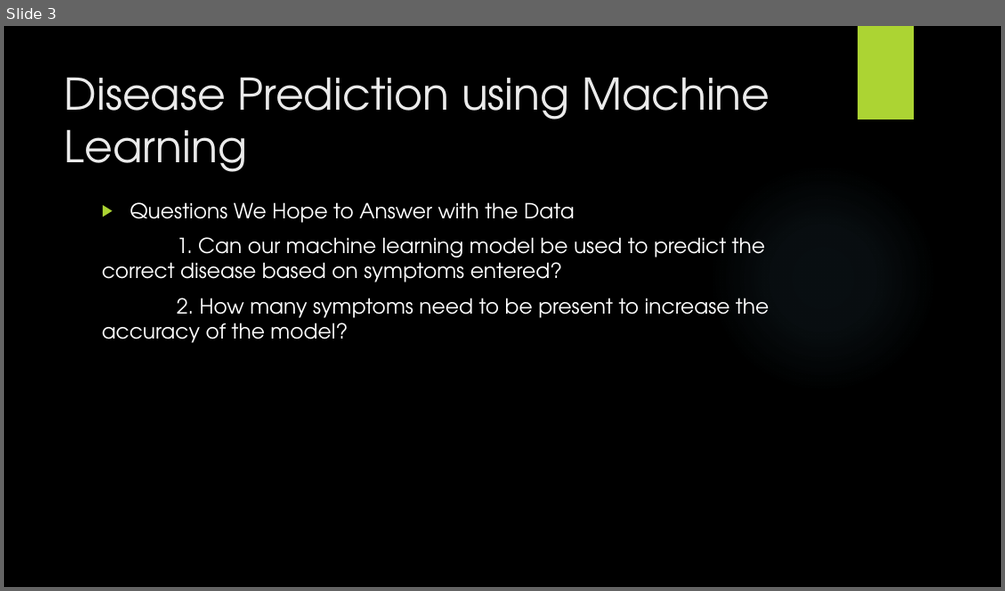
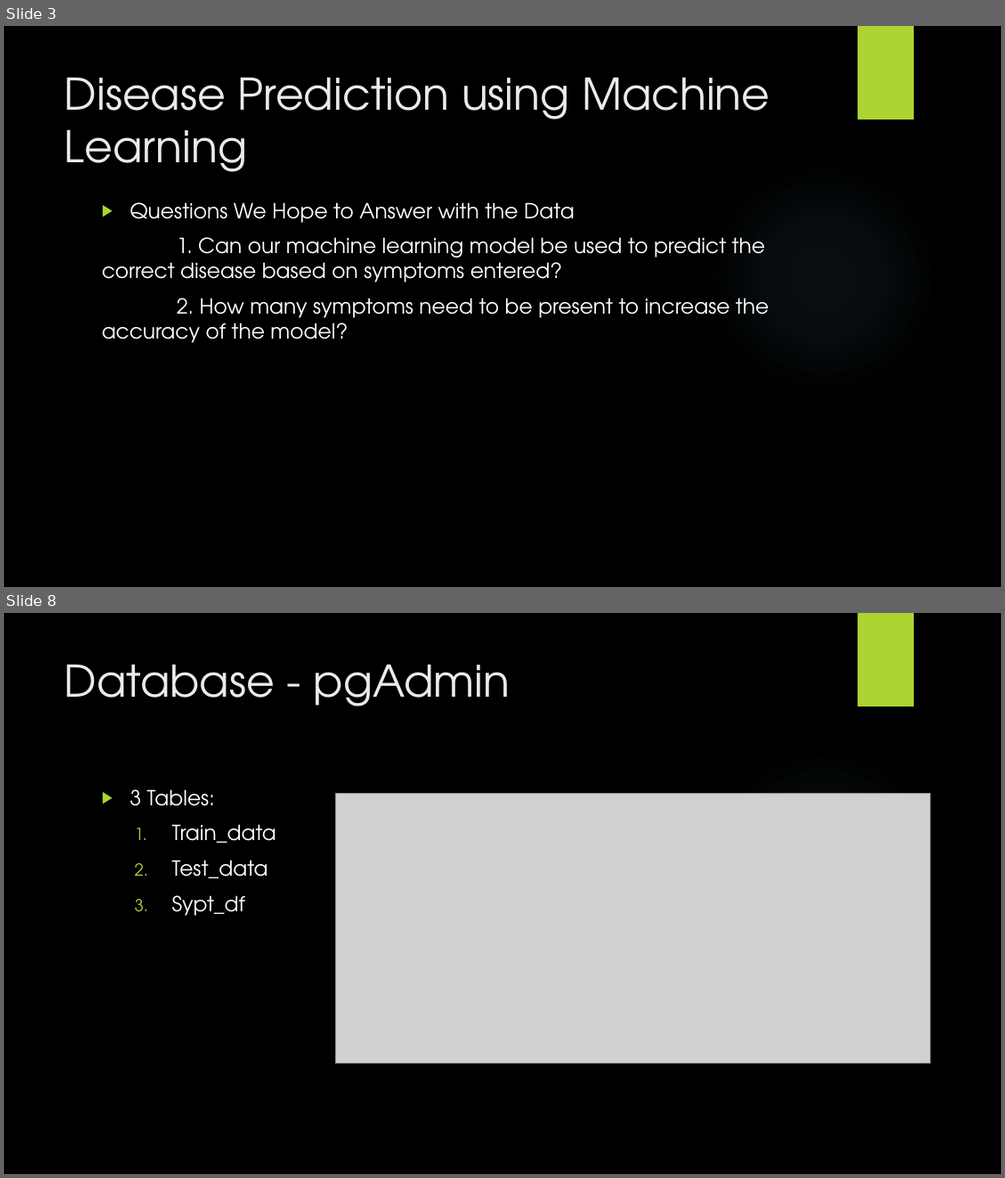
Before and after one commit to johnsetzer3/Disease_Prediction, a slide deck: Team_Code Blue Final Project.pptx. Shown one above the other, each under a label of ours: slide 3 before the commit, slides 3 and 8 after it; the slides between them are not shown. The pictures are 1005x591 and 1005x1178 pixels, drawn with LibreOffice and Linux fonts; fonts in the diff are those of the drawing; grey boxes stand for pictures; background and template pictures are left out. Boxes give left, top, right and bottom in pixels: in the first picture for what was removed or moved away, otherwise in the second. Text is boxed around its words. In the diff, an @@ line names an element or a change of style, - is before the commit and + after.

```diff
--- a/Team_Code Blue Final Project.pptx
+++ b/Team_Code Blue Final Project.pptx
@@ slide 8 added at [4, 613, 1001, 1174], background picture (left out); not listed: 2 template elements that a slide beside it also shows @@
@@ title added at [65, 664, 510, 706], 42 pt, text #EBEBEB @@
+Database - pgAdmin
@@ text added at [129, 789, 276, 916], 20 pt, text #FFFFFF @@
+▶ 3 Tables:
+  1. Train_data
+  2. Test_data
+  3. Sypt_df
@@ picture added at [335, 793, 930, 1063] @@
```
Also in this commit, not shown: 3 slides changed, 8 other slides added, 1 other file.
